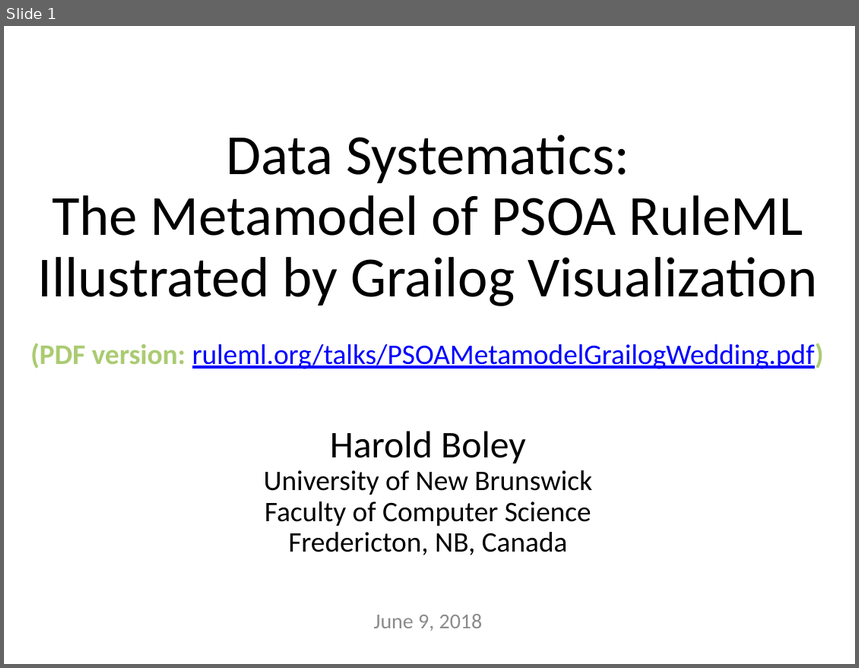
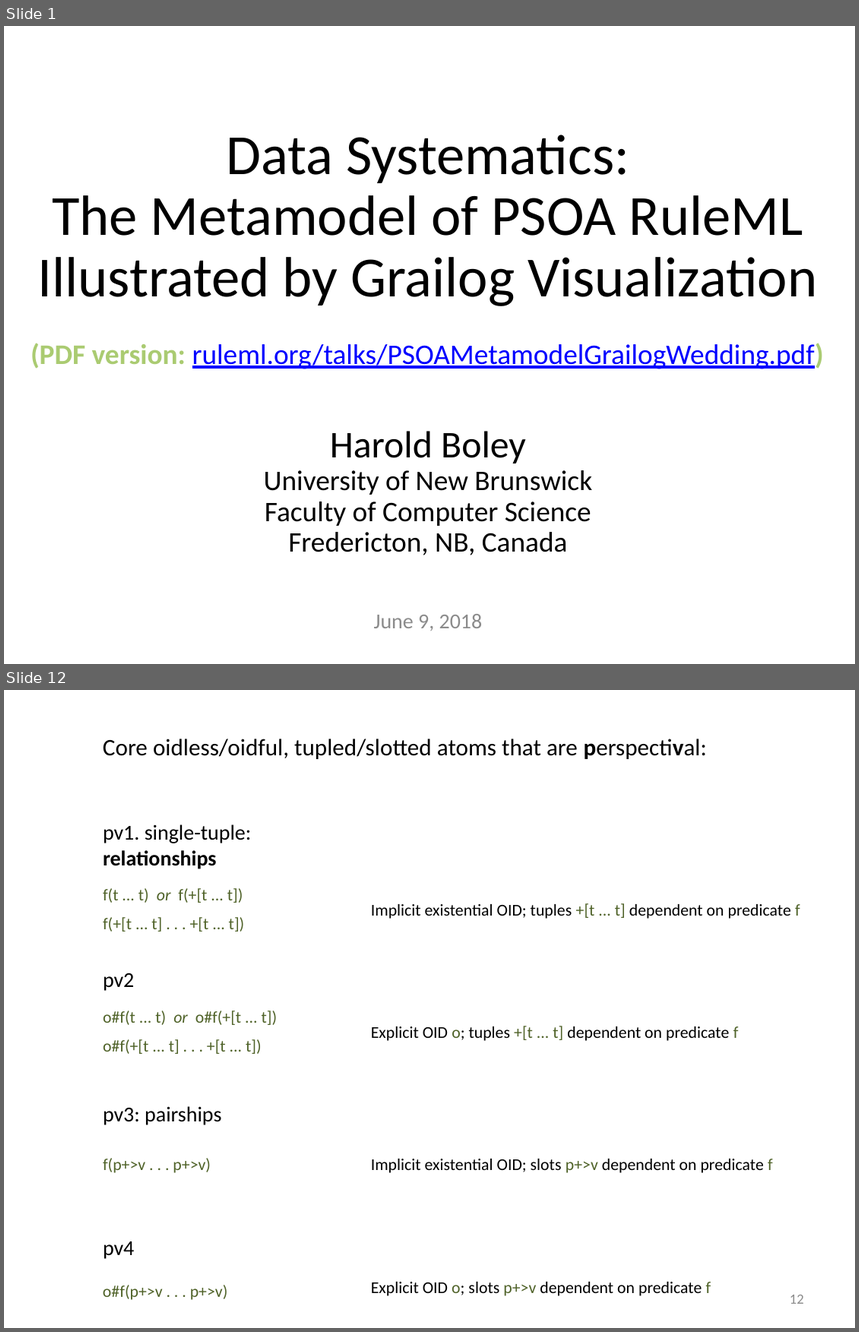
Before and after one commit to RuleML/ruleml-website, a slide deck: talks/PSOAMetamodelGrailogWedding.pptx. Shown one above the other, each under a label of ours: slide 1 before the commit, slides 1 and 12 after it; the slides between them are not shown. The pictures are 859x668 and 859x1332 pixels, drawn with LibreOffice and Linux fonts; fonts in the diff are those of the drawing. Boxes give left, top, right and bottom in pixels: in the first picture for what was removed or moved away, otherwise in the second. Text is boxed around its words. In the diff, an @@ line names an element or a change of style, - is before the commit and + after.

```diff
--- a/talks/PSOAMetamodelGrailogWedding.pptx
+++ b/talks/PSOAMetamodelGrailogWedding.pptx
@@ slide 12 added at bbox=[4, 690, 855, 1328], background #FFFFFF @@
@@ text added at bbox=[103, 739, 707, 759], 20 pt, text #000000 @@
+Core oidless/oidful, tupled/slotted atoms that are perspectival:
@@ text added at bbox=[103, 825, 252, 869], 18 pt, text #000000 @@
+pv1. single-tuple:
+relationships
@@ text added at bbox=[103, 888, 243, 903], 14 pt, text #4F6228 @@
+f(t ... t) or f(+[t ... t])
@@ text added at bbox=[103, 917, 245, 932], 14 pt, text #4F6228 @@
+f(+[t ... t] . . . +[t ... t])
@@ text added at bbox=[371, 904, 800, 919], 14 pt, text #000000 @@
+Implicit existential OID; tuples +[t ... t] dependent on predicate f
@@ text added at bbox=[103, 973, 134, 991], 18 pt, text #000000 @@
+pv2
@@ text added at bbox=[103, 1011, 278, 1025], 14 pt, text #4F6228 @@
+o#f(t ... t) or o#f(+[t ... t])
@@ text added at bbox=[371, 1026, 739, 1041], 14 pt, text #000000 @@
+Explicit OID o; tuples +[t ... t] dependent on predicate f
@@ text added at bbox=[103, 1040, 262, 1054], 14 pt, text #4F6228 @@
+o#f(+[t ... t] . . . +[t ... t])
@@ text added at bbox=[103, 1106, 221, 1125], 18 pt, text #000000 @@
+pv3: pairships
@@ text added at bbox=[103, 1158, 211, 1173], 14 pt, text #4F6228 @@
+f(p+>v . . . p+>v)
@@ text added at bbox=[371, 1159, 773, 1173], 14 pt, text #000000 @@
+Implicit existential OID; slots p+>v dependent on predicate f
@@ text added at bbox=[103, 1242, 134, 1259], 18 pt, text #000000 @@
+pv4
@@ text added at bbox=[371, 1282, 712, 1296], 14 pt, text #000000 @@
+Explicit OID o; slots p+>v dependent on predicate f
@@ text added at bbox=[103, 1285, 228, 1300], 14 pt, text #4F6228 @@
+o#f(p+>v . . . p+>v)
@@ page number added at bbox=[790, 1295, 804, 1304], 12 pt, text #8C8C8C @@
+12
```
Also in this commit, not shown: 8 slides changed, 5 other slides added, 1 other file.
